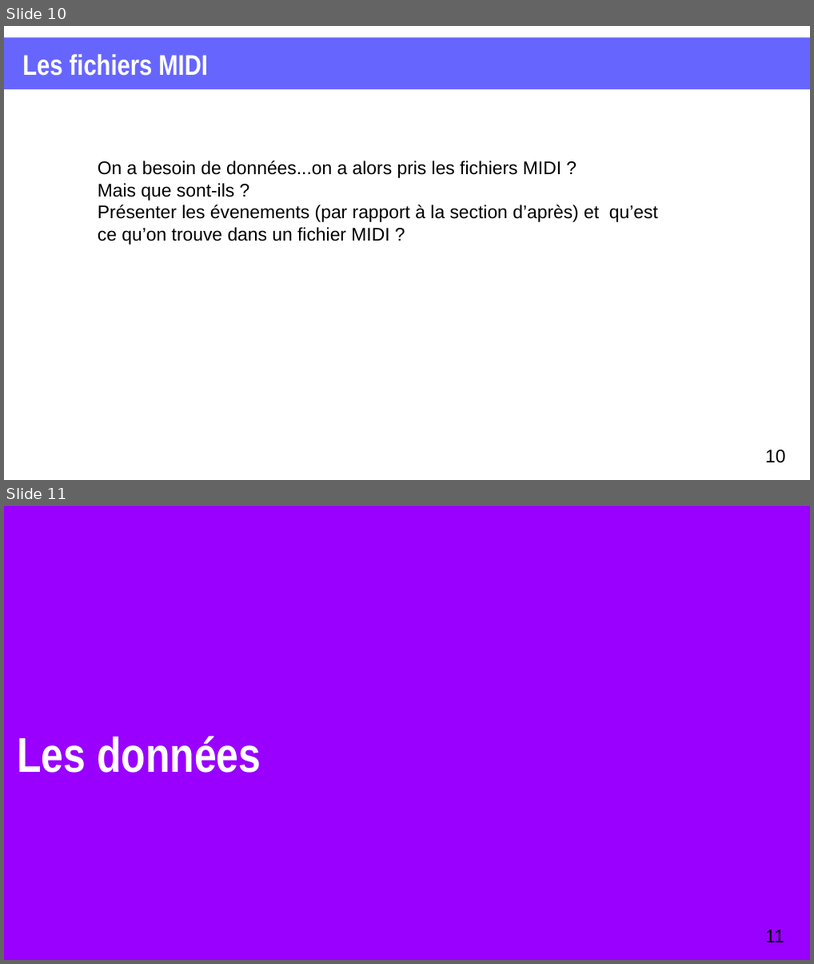
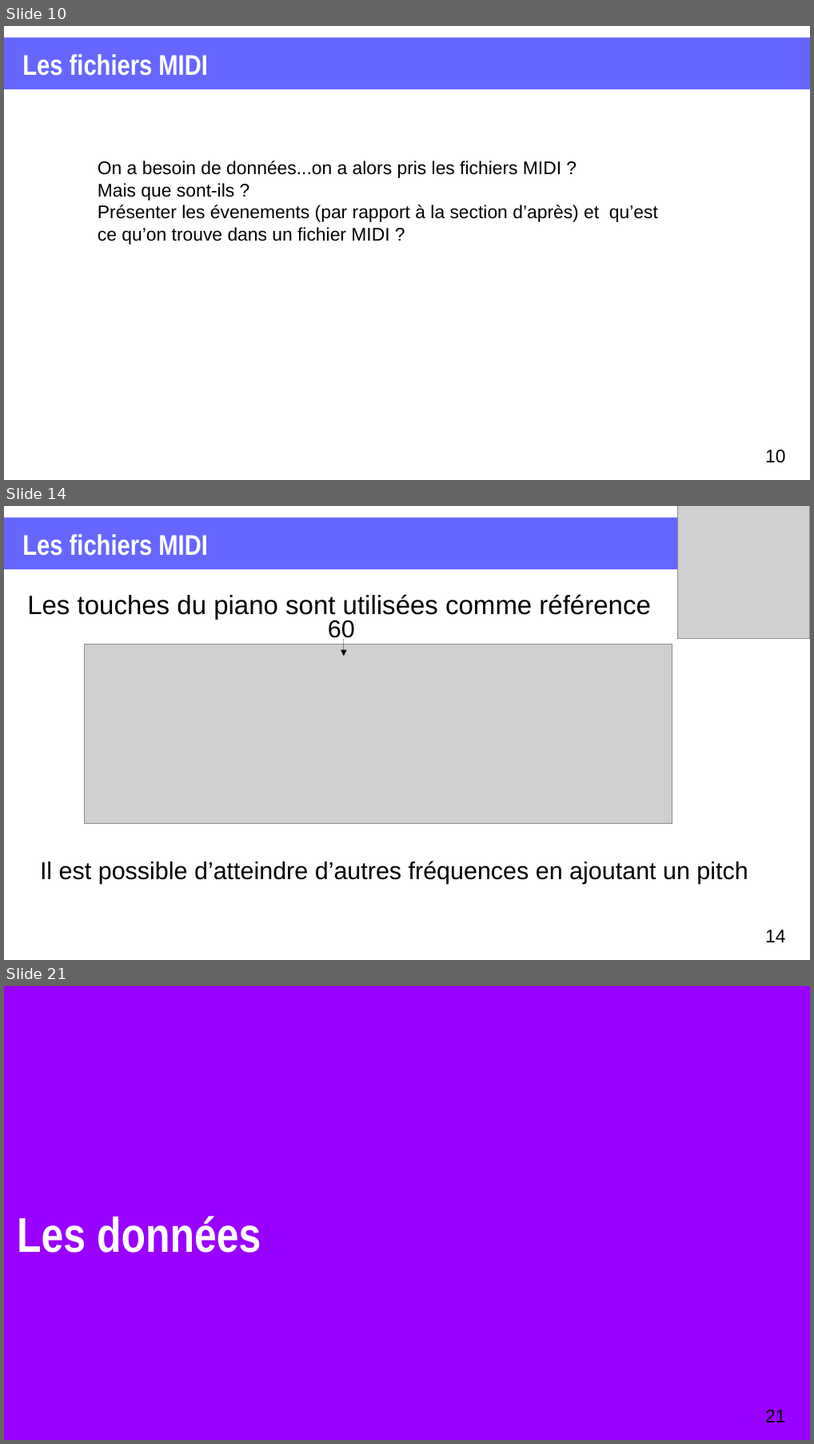
Before and after one commit to XgLsuLzRMy/Composition-Musicale-par-Reseau-de-Neurones, a slide deck: projet.odp. Shown one above the other, each under a label of ours: slides 10 and 11 before the commit, slides 10, 14 and 21 after it; the slides between them are not shown. The pictures are 814x964 and 814x1444 pixels, drawn with LibreOffice and Linux fonts; fonts in the diff are those of the drawing; grey boxes stand for pictures. Boxes give left, top, right and bottom in pixels: in the first picture for what was removed or moved away, otherwise in the second. Text is boxed around its words. In the diff, an @@ line names an element or a change of style, - is before the commit and + after.

Commit message:
partie midi

```diff
--- a/projet.odp
+++ b/projet.odp
@@ slide 14 added at (4, 506, 810, 960), background #FFFFFF @@
@@ rectangle added at (4, 518, 810, 570), fill #6666FF @@
@@ picture added at (678, 506, 810, 639) @@
@@ title added at (22, 534, 207, 556), 28 pt, text #FFFFFF, bold @@
+Les fichiers MIDI
@@ text added at (27, 594, 650, 620), 26 pt, text #000000 @@
+Les touches du piano sont utilisées comme référence
@@ text added at (328, 620, 355, 642), 24 pt, text #000000 @@
+60
@@ picture added at (85, 644, 672, 824) @@
@@ arrow added from (344, 639) to (344, 656), #000000 0 pt @@
@@ text added at (40, 860, 748, 884), 24 pt, text #000000 @@
+Il est possible d’atteindre d’autres fréquences en ajoutant un pitch
@@ page number added at (766, 929, 786, 942), 18 pt, text #000000 @@
+14
@@ what was slide 11 is now slide 21 @@
@@ page number at (766, 1409, 786, 1422): text changed @@
-11
+21
```
Also in this commit, not shown: 2 slides changed, 9 other slides added, 1 other file.
